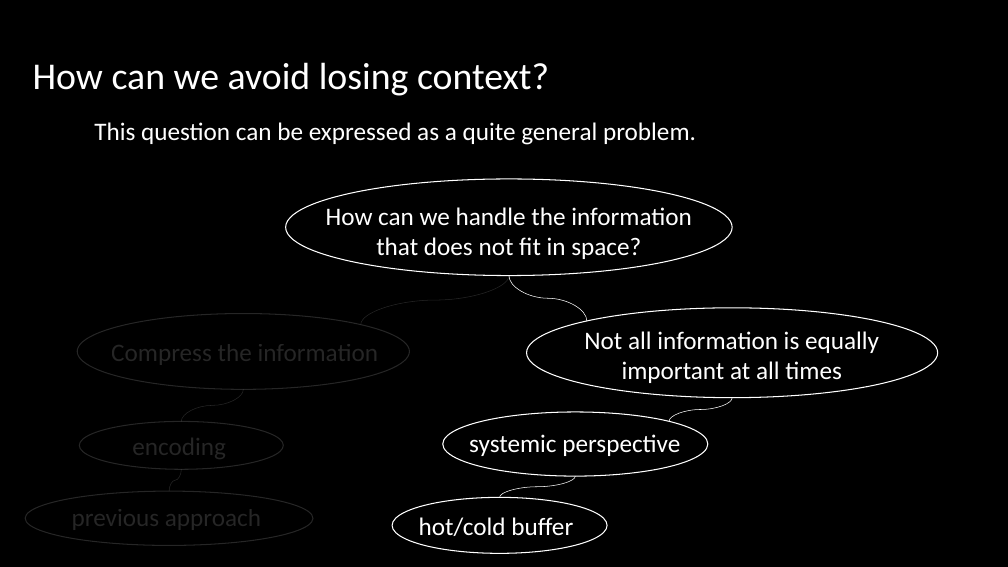
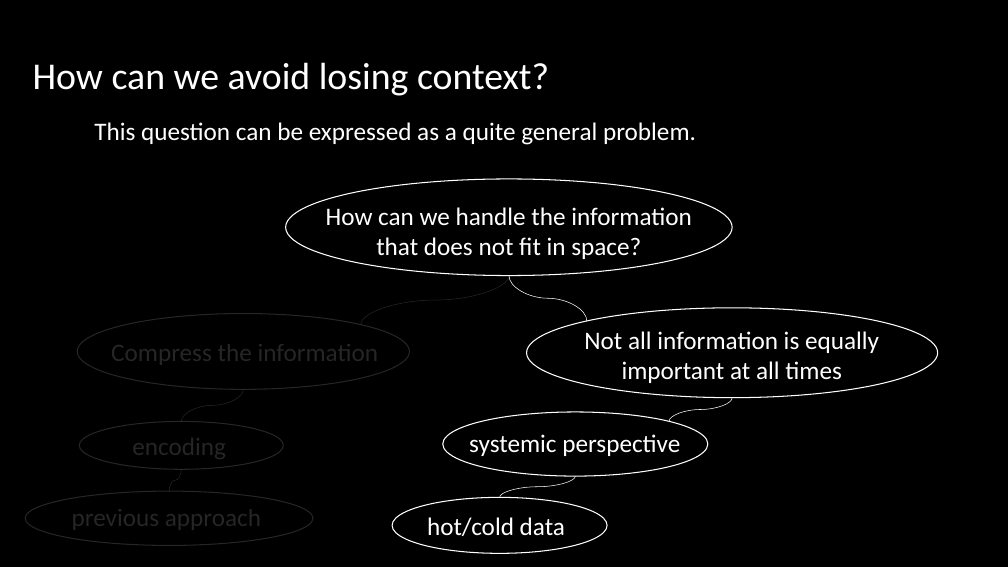
Before and after one commit to minseok127/paper_reviews, a slide deck: slide 50 of deep_learning/Neural Machine Translation with Attention.pptx (slide 44 before the commit). Drawn at 1008x567 pixels with LibreOffice and Linux fonts; fonts in the diff are those of the drawing. Boxes give left, top, right and bottom in pixels: in the first picture for what was removed or moved away, otherwise in the second. Text is boxed around its words. In the diff, an @@ line names an element or a change of style, - is before the commit and + after.

```diff
--- a/deep_learning/Neural Machine Translation with Attention.pptx
+++ b/deep_learning/Neural Machine Translation with Attention.pptx
@@ text at [427, 517, 565, 536]: text changed @@
-hot/cold buffer
+hot/cold data
```
Also in this commit, not shown: 20 other slides changed, 75 slides added, 1 slide removed, 1 other file.
